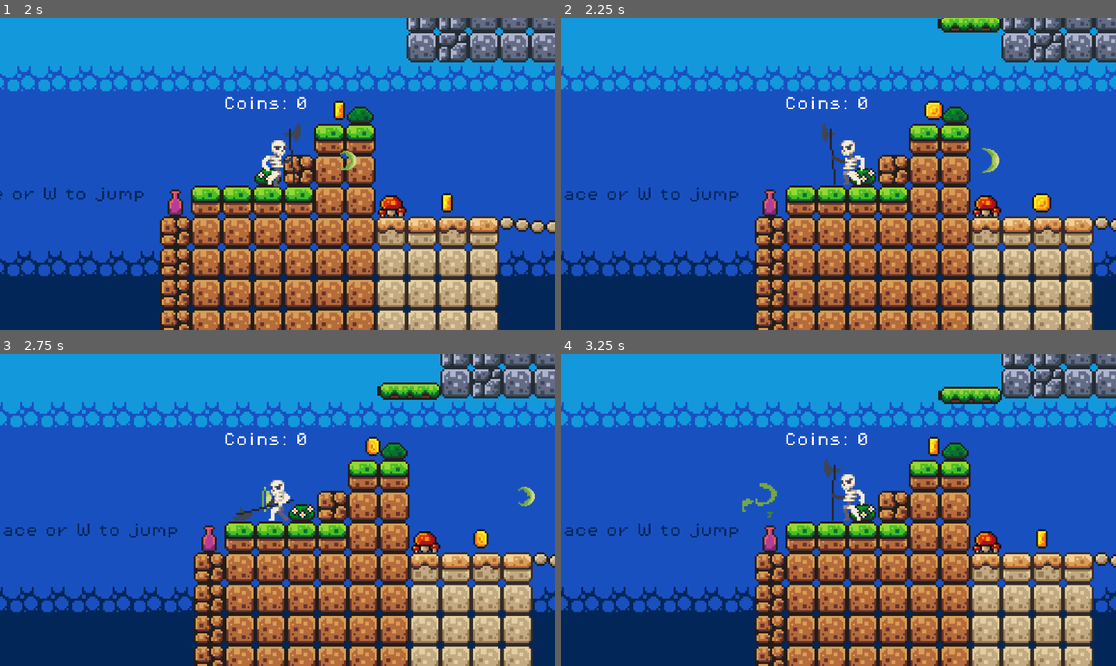
Above: before the commit, frames 1-4 (two rows, left to right).
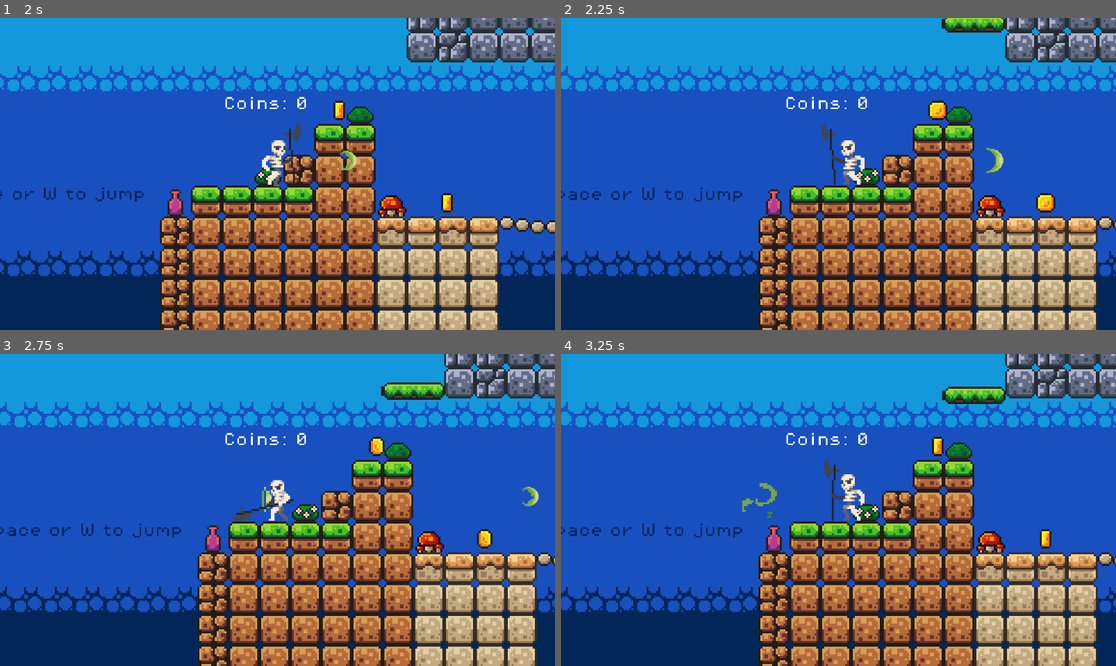
Above: after the commit, the same moments.

Repository: Maziu64/FirstGodotOwnGame
Game: Godot game, scene res://scenes/game.tscn
Two runs of this game, one before a commit and one after it. Both use one fixed random seed, a clock stepped at 60 frames per second and the inputs below.
Inputs (mouse positions are in pixels of both pictures, inside the frame that each line leads up to):
- Up to frame 1 (2 s): move the mouse to (399, 158) at 0.52 s; hold Right (move_right) from 0.53 s (still down); click (399, 158) at 0.6 s; tap Space (jump) at 0.77, 1.52 s; move the mouse to (166, 189) at 1.27 s; click (166, 189) at 1.35 s
- Up to frame 2 (2.25 s): move the mouse to (894, 105) at 2.02 s; release Right (move_right) at 2.03 s; hold Left (move_left) from 2.03 s (still down); click (894, 105) at 2.1 s
- Up to frame 3 (2.75 s): keep holding Left (move_left)
- Up to frame 4 (3.25 s): move the mouse to (810, 572) at 2.77 s; release Left (move_left) at 2.78 s; hold Right (move_right) from 2.78 s (still down); click (810, 572) at 2.85 s; tap Space (jump) at 3.02 s

Frame 1 is identical in both runs. In frame 2, 25% of the frame differs, in the area x 0-100%, y 0-100%; in frame 3, 25%; in frame 4, 24%.

Commit message:
Player optimized direction
Direction change func has been created to only apply the offsets positions when it changes

Diff:
--- a/scenes/player_skeleton.tscn
+++ b/scenes/player_skeleton.tscn
@@ -505,7 +505,7 @@
 [node name="AnimatedSprite2D" type="AnimatedSprite2D" parent="."]
 position = Vector2(3, -16)
 sprite_frames = SubResource("SpriteFrames_tuyoq")
-animation = &"run"
+animation = &"idle"
 autoplay = "idle"
 
 [node name="CollisionShape2D" type="CollisionShape2D" parent="."]
--- a/scripts/player_skeleton.gd
+++ b/scripts/player_skeleton.gd
@@ -20,6 +20,8 @@
 var hitted_sprite_offset_y: float
 var died_sprite_offset_x: float
 var died_sprite_offset_y: float
+
+var previous_direction: float = 0.0
 
 @onready var projectile = load("res://scenes/projectile.tscn")
 
@@ -82,6 +84,36 @@
 	animated_sprite_2d.position = Vector2 (hitted_sprite_offset_x, hitted_sprite_offset_y)
 	animated_sprite_2d.play("hitted")
 
+func _on_direction_changed(old: float, new: float) -> void:
+	if new == 0:
+		print("El jugador dejó de moverse.")
+	elif new > 0:
+		print("El jugador se giró a la derecha.")
+		animated_sprite_2d.flip_h = false
+		collision_shape_2d.position = Vector2(-1.5, -12.5)
+
+		attack_sprite_offset_x = 10
+		attack_sprite_offset_y = -19
+
+		hitted_sprite_offset_x = 0
+		hitted_sprite_offset_y = -16
+
+		died_sprite_offset_x = -3.3
+		died_sprite_offset_y = -16
+	elif new < 0:
+		print("El jugador se giró a la izquierda.")
+		animated_sprite_2d.flip_h = true
+		collision_shape_2d.position = Vector2(8, -12.5)
+
+		attack_sprite_offset_x = -5
+		attack_sprite_offset_y = -19
+
+		hitted_sprite_offset_x = 5
+		hitted_sprite_offset_y = -16
+
+		died_sprite_offset_x = 0.7
+		died_sprite_offset_y = -16
+
 func _process(delta: float) -> void:
 	if Input.is_action_just_pressed("Attack"):
 
@@ -124,32 +156,9 @@
 
 		#Get the input directio: -1, 0, 1
 		var direction := Input.get_axis("move_left", "move_right")
-
-		#Flip the sprite
-		if direction > 0:
-			animated_sprite_2d.flip_h = false
-			collision_shape_2d.position = Vector2(-1.5, collision_shape_2d.position.y)
-
-			attack_sprite_offset_x = 10
-			attack_sprite_offset_y = -19
-
-			hitted_sprite_offset_x = 0
-			hitted_sprite_offset_y = -16
-
-			died_sprite_offset_x = -3.3
-			died_sprite_offset_y = -16
-		elif direction < 0:
-			animated_sprite_2d.flip_h = true
-			collision_shape_2d.position = Vector2(6, collision_shape_2d.position.y)
-
-			attack_sprite_offset_x = -5
-			attack_sprite_offset_y = -19
-
-			hitted_sprite_offset_x = 5
-			hitted_sprite_offset_y = -16
-
-			died_sprite_offset_x = 0.7
-			died_sprite_offset_y = -16
+		if direction != previous_direction:
+			_on_direction_changed(previous_direction, direction)
+			previous_direction = direction
 
 
 		#Play animations
--- a/scripts/projectile.gd
+++ b/scripts/projectile.gd
@@ -35,7 +35,6 @@
 	animated_sprite_2d.play("hit")
 
 
-
 func _on_animated_sprite_2d_animation_finished() -> void:
 	if animated_sprite_2d.animation == "hit":
 		print("projectile disabled")
